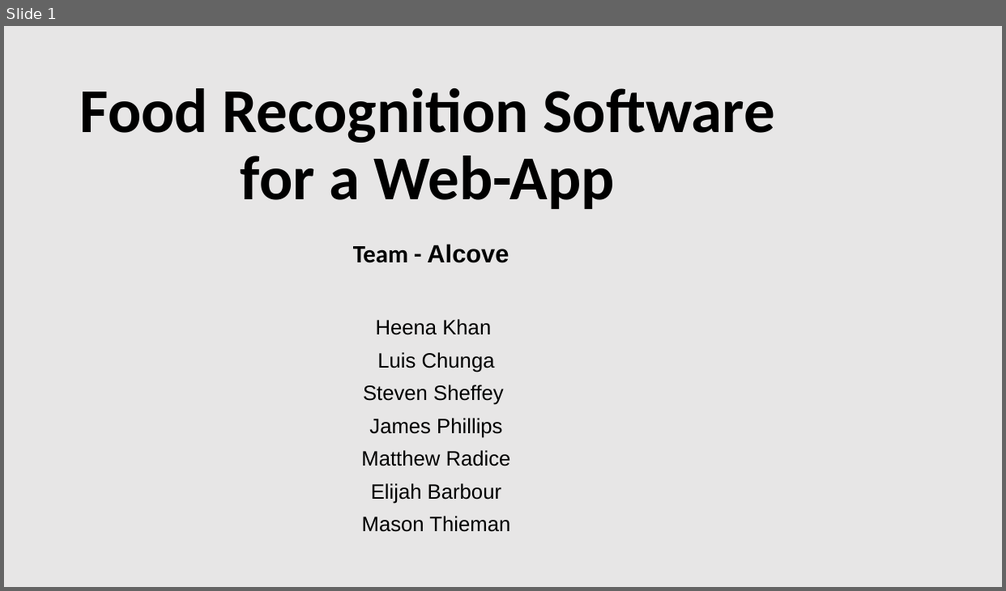
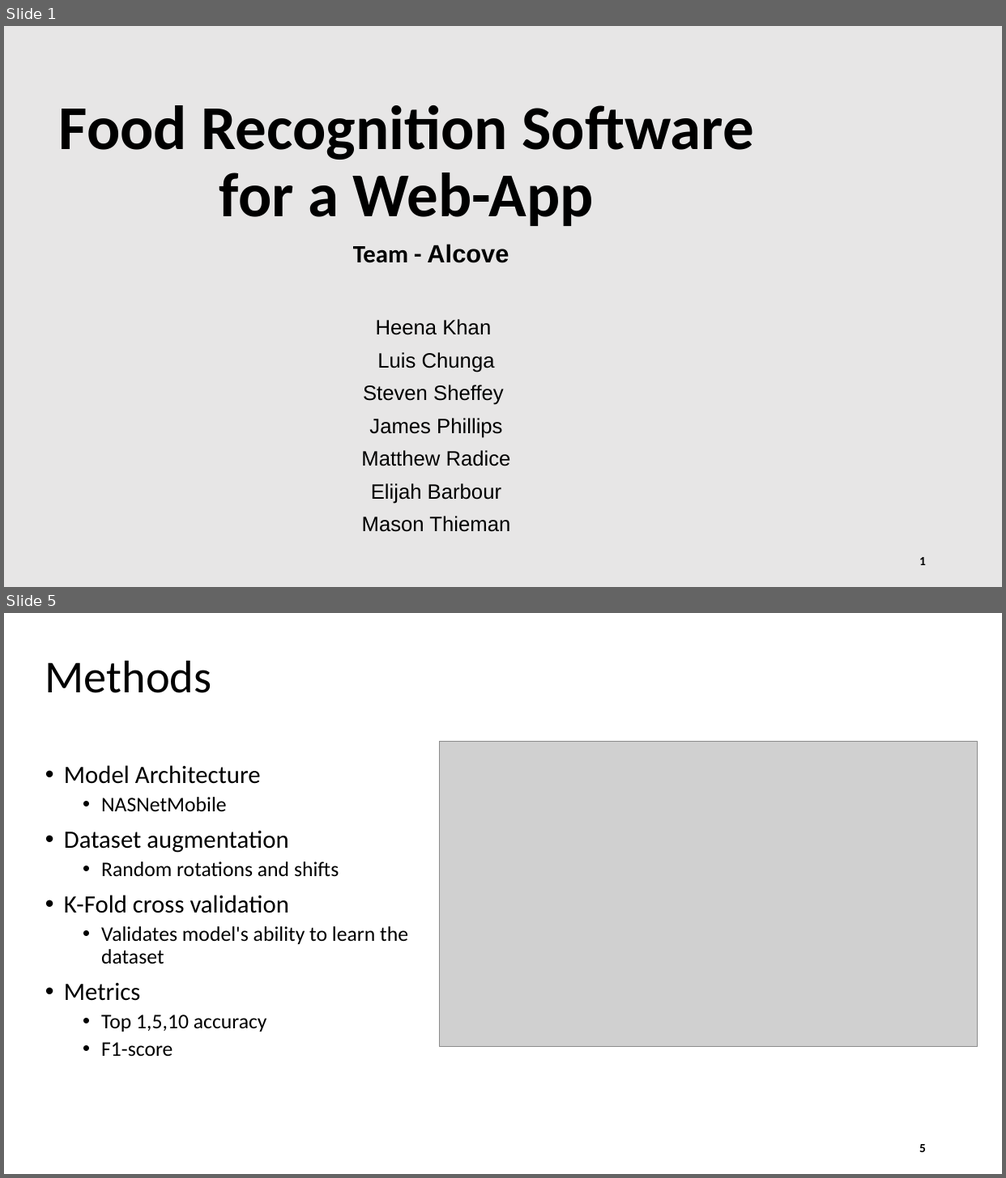
Before and after one commit to Hennakhan/S20-team8-project, a slide deck: Project_Presentation.pptx. Shown one above the other, each under a label of ours: slide 1 before the commit, slides 1 and 5 after it; the slides between them are not shown. The pictures are 1006x591 and 1006x1178 pixels, drawn with LibreOffice and Linux fonts; fonts in the diff are those of the drawing; grey boxes stand for pictures; background and template pictures are left out. Boxes give left, top, right and bottom in pixels: in the first picture for what was removed or moved away, otherwise in the second. Text is boxed around its words. In the diff, an @@ line names an element or a change of style, - is before the commit and + after.

```diff
--- a/Project_Presentation.pptx
+++ b/Project_Presentation.pptx
@@ slide 5 added at (4, 613, 1002, 1174), background picture (left out) @@
@@ title added at (45, 660, 212, 693), 44 pt, text #000000 @@
+Methods
@@ picture added at (440, 741, 978, 1047) @@
@@ text added at (64, 765, 408, 1057), 20 pt, text #000000 @@
+• Model Architecture
+  • NASNetMobile
+• Dataset augmentation
+  • Random rotations and shifts
+• K-Fold cross validation
+  • Validates model's ability to learn the
+    dataset
+• Metrics
+  • Top 1,5,10 accuracy
+  • F1-score
@@ page number added at (919, 1144, 926, 1152), 12 pt, text #000000, bold @@
+5
@@ slide 1 changed as well @@
@@ title "Food Recognition Software for a ...": place and size @@
-title "Food Recognition Software for a ..." at (80, 88, 774, 209)
+title "Food Recognition Software for a ..." at (59, 105, 753, 226)
@@ page number added at (919, 557, 926, 565), 12 pt, text #000000, bold @@
+1
```
Also in this commit, not shown: 9 other slides changed, 4 other slides added, 3 slides removed, 1 other file.
